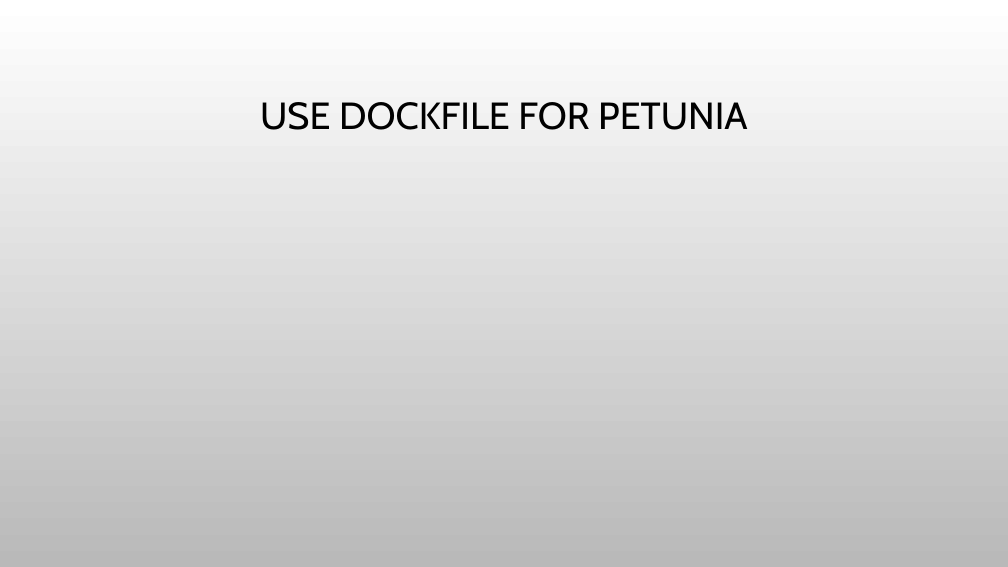
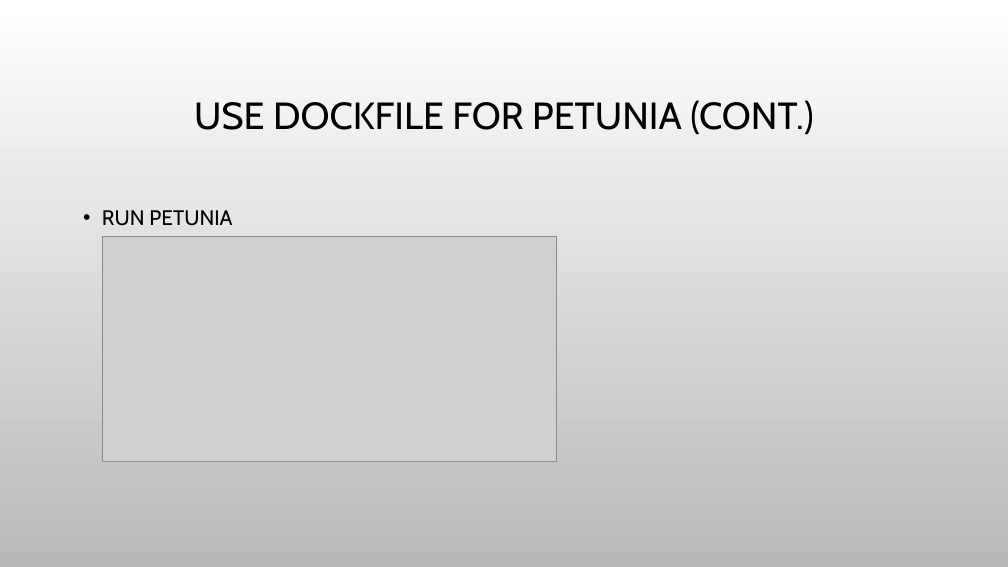
Before and after one commit to haixiang1977/iris, a slide deck: slide 44 of Docker Practice.pptx (slide 40 before the commit). Drawn at 1008x567 pixels with LibreOffice and Linux fonts; fonts in the diff are those of the drawing; grey boxes stand for pictures; background and template pictures are left out. Boxes give left, top, right and bottom in pixels: in the first picture for what was removed or moved away, otherwise in the second. Text is boxed around its words. In the diff, an @@ line names an element or a change of style, - is before the commit and + after.

Commit message:
Add docker for petunia

```diff
--- a/Docker Practice.pptx
+++ b/Docker Practice.pptx
@@ title at (194,100,813,134): text changed @@
-USE DOCKFILE FOR PETUNIA
+USE DOCKFILE FOR PETUNIA (CONT.)
@@ text added at (102,210,232,226), 20 pt, text #000000 @@
+• RUN PETUNIA
@@ picture added at (102,237,557,461) @@
```
Also in this commit, not shown: 7 slides added, 3 other files.
